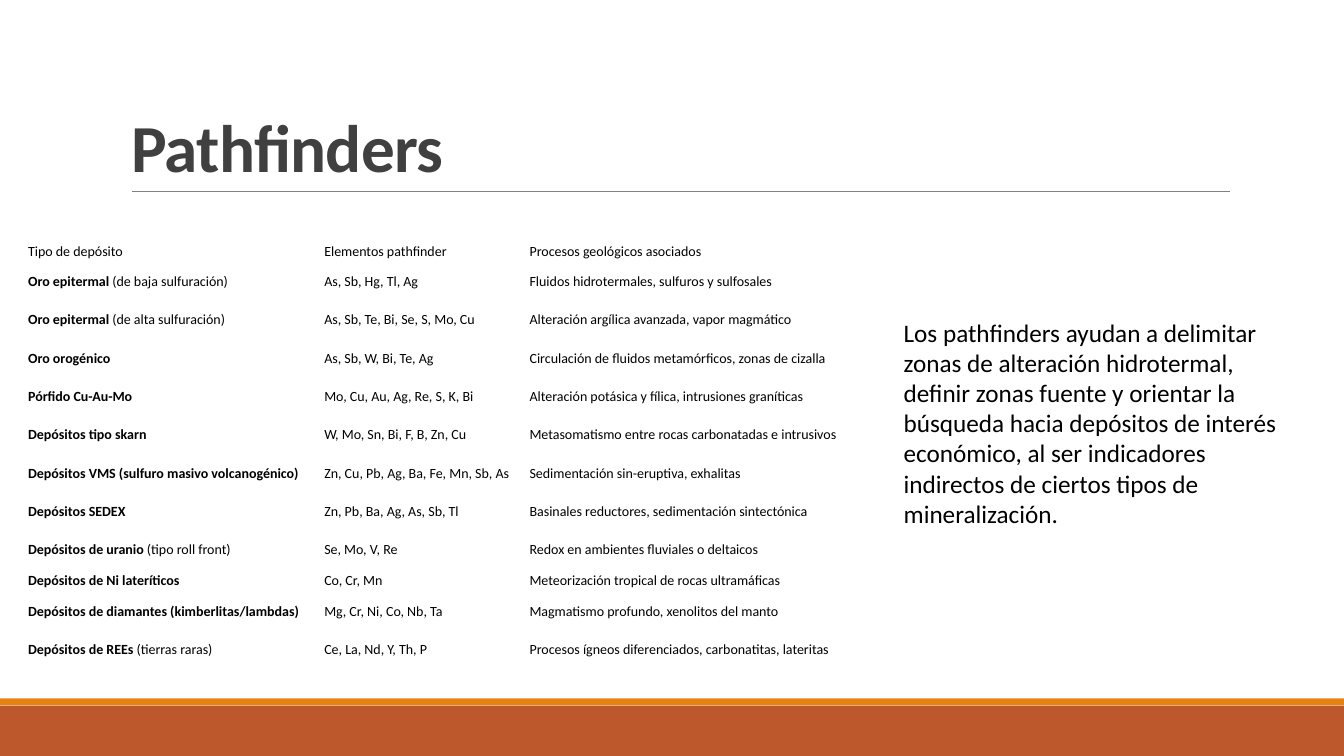
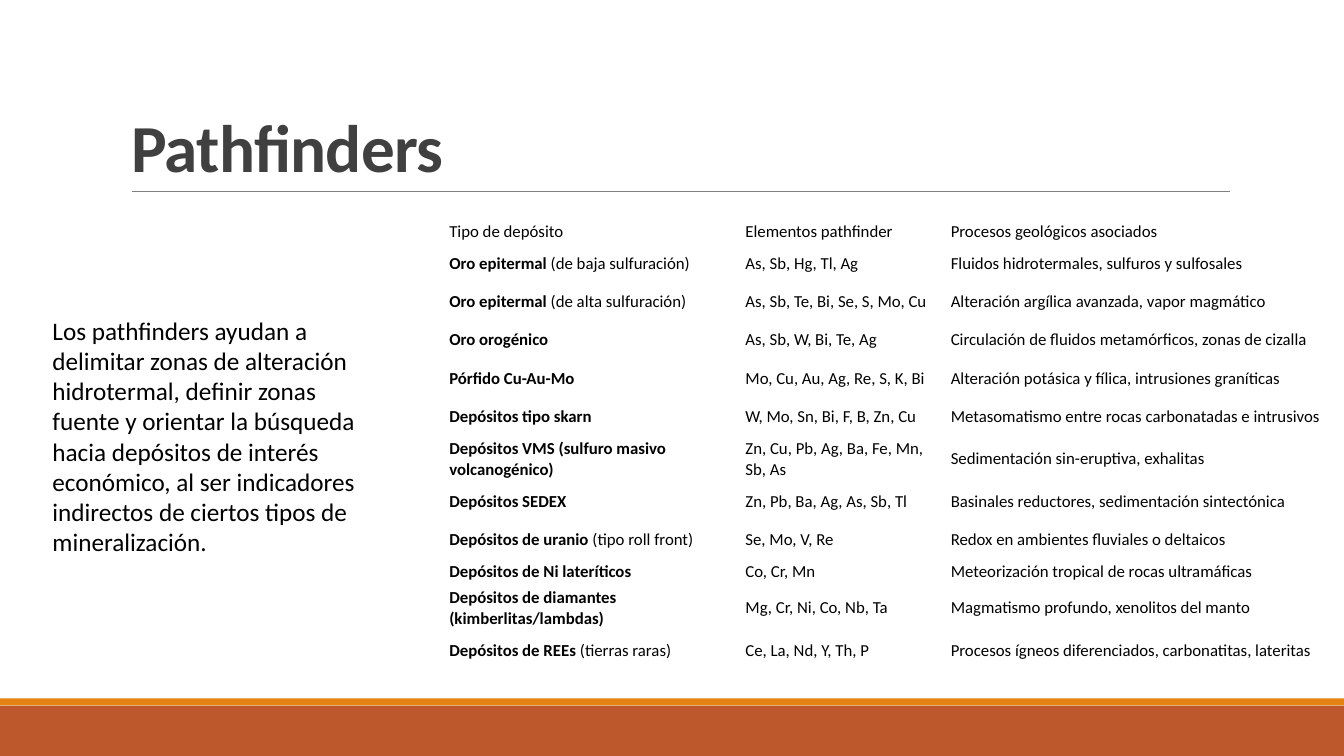
Before and after one commit to Santiagocruz97/AGE, a slide deck: slide 13 of Estudio de la distribución espacial de depósitos Ígneo.pptx. Drawn at 1344x756 pixels with LibreOffice and Linux fonts; fonts in the diff are those of the drawing. Boxes give left, top, right and bottom in pixels: in the first picture for what was removed or moved away, otherwise in the second. Text is boxed around its words. In the diff, an @@ line names an element or a change of style, - is before the commit and + after.

```diff
--- a/Estudio de la distribución espacial de depósitos Ígneo.pptx
+++ b/Estudio de la distribución espacial de depósitos Ígneo.pptx
@@ table at (444,219,1344,668) @@
@@ size 10 to 12 pt @@
@@ table: place and size @@
-table at (22,240,1230,668)
+table at (444,219,1344,668)
@@ text "Los pathfinders ayudan a delimitar ..." rewrapped from (904,324,1276,523) to (52,322,355,551) @@
```
Also in this commit, not shown: 4 other slides changed, 5 slides added, 7 slides removed, 3 other files.
